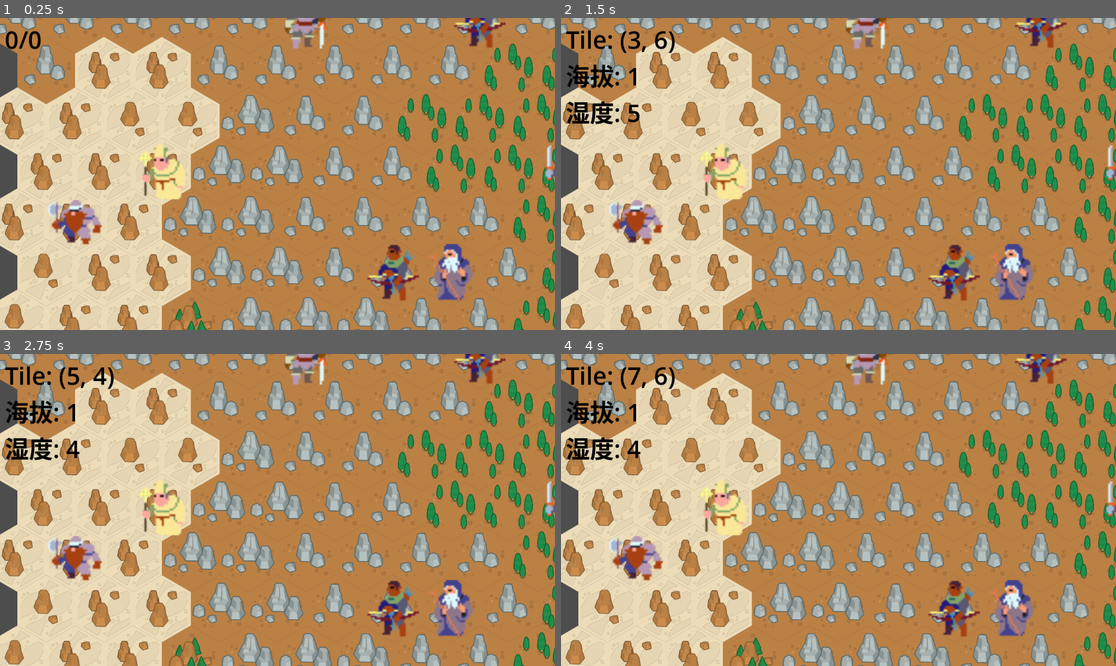
Above: before the commit, frames 1-4 (two rows, left to right).
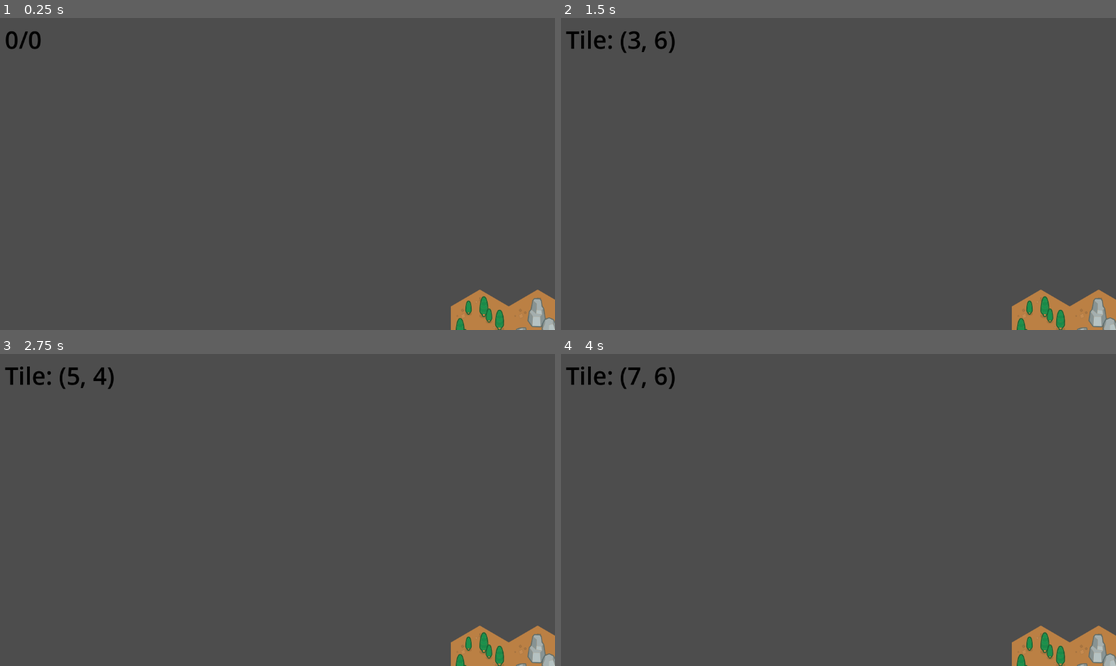
Above: after the commit, the same moments.

Repository: alien10086/battle_bother_map
Game: Godot game, scene res://map.tscn
The game is run twice, just before and just after one commit, with the same random seed, the same clock (stepped at 60 frames per second) and the same inputs. The project has no main scene, so this scene is started directly.
Inputs (mouse positions are in pixels of both pictures, inside the frame that each line leads up to):
- Up to frame 1 (0.25 s): no input
- Up to frame 2 (1.5 s): tap Enter at 0.5 s; move the mouse to (960, 158) at 0.52 s; click (960, 158) at 0.67 s; tap Space at 1.25 s; drag from (727, 189) to (810, 236) at 1.27 s
- Up to frame 3 (2.75 s): tap Enter at 2 s; move the mouse to (333, 441) at 2.02 s; click (333, 441) at 2.17 s
- Up to frame 4 (4 s): tap Space at 2.75 s; drag from (810, 572) to (672, 463) at 2.77 s; tap Enter at 3.5 s; move the mouse to (1005, 556) at 3.52 s; click (1005, 556) at 3.67 s

The runs differ from the first frame. In frame 1, 98% of the frame differs, in the area x 0-100%, y 0-100%; in frame 2, 97%; in frame 3, 97%; in frame 4, 97%.

Commit message:
feat(地图): 添加六边形地图生成功能并初始化玩家位置
实现基于六边形网格的地图生成算法，替换原有的矩形网格初始化
添加玩家在六边形地图上的随机位置生成功能

Diff:
--- a/map.gd
+++ b/map.gd
@@ -41,8 +41,16 @@
 	noise_height.frequency = noise_height_scale
 	noise_moisture.frequency = noise_moisture_scale
 
+	# 设置为正六边形平顶 (Flat Top)
+	# tile_map_layer.tile_set.tile_shape = TileSet.TILE_SHAPE_HEXAGON
+	# tile_map_layer.tile_set.tile_offset_axis = TileSet.TILE_OFFSET_AXIS_HORIZONTAL
+	# 对于平顶六边形，宽度通常大于高度以保持“正”六边形比例
+	# 如果宽度是 120，高度约为 104 (120 / 1.1547)
+	# tile_map_layer.tile_set.tile_size = Vector2i(120, 104)
+
 	#generate_map()
-	init_map(10, 10)
+	#init_map(50, 50)
+	init_hex_map(10)
 	#init_player()
 
 func init_player():
@@ -50,6 +58,50 @@
 	player.texture = player_array[0]
 	player.position = tile_map_layer.map_to_local(Vector2i(1, 1))
 	add_child(player)
+
+func init_hex_map(radius):
+	var center = Vector2i(15, 15) # Offset to keep positive indices if preferred, or just (0,0)
+	var valid_tiles = []
+
+	for q in range(-radius, radius + 1):
+		for r in range(max(-radius, -q - radius), min(radius, -q + radius) + 1):
+			var s = -q - r
+
+			# Axial (q, r) to Odd-Q Offset (col, row) for Flat-Topped
+			# col = q
+			# row = r + (q - (q&1)) / 2
+			var col = q + center.x
+			var row = r + (q - (q&1)) / 2 + center.y
+			var coords = Vector2i(col, row)
+
+			# Use world position for noise to get better distribution on hex grid
+			var world_pos = tile_map_layer.map_to_local(coords)
+			var height_num = noise_height.get_noise_2d(world_pos.x, world_pos.y)
+			var moisture_num = noise_moisture.get_noise_2d(world_pos.x, world_pos.y)
+
+			var height_tile_set_index = int(remap(height_num, -1, 1, 0, 3))
+			var moisture_tile_set_index  = int(remap(moisture_num, -1, 1, 0, 7))
+
+			var tile_coords = get_true_tile(height_tile_set_index, moisture_tile_set_index)
+			tile_map_layer.set_cell(
+				coords,
+				height_tile_set_index,
+				tile_coords)
+
+			tile_data[coords] = {
+				"height": height_tile_set_index,
+				"moisture": moisture_tile_set_index
+			}
+			valid_tiles.append(coords)
+
+	for i in range(8):
+		var player = Sprite2D.new()
+		player.texture = player_array[i % player_array.size()]
+		player.scale = Vector2(4, 4)
+		if valid_tiles.size() > 0:
+			var random_coords = valid_tiles[randi() % valid_tiles.size()]
+			player.position = tile_map_layer.map_to_local(random_coords)
+			add_child(player)
 
 func init_map(width, height):
 	for x in range(0, width):
